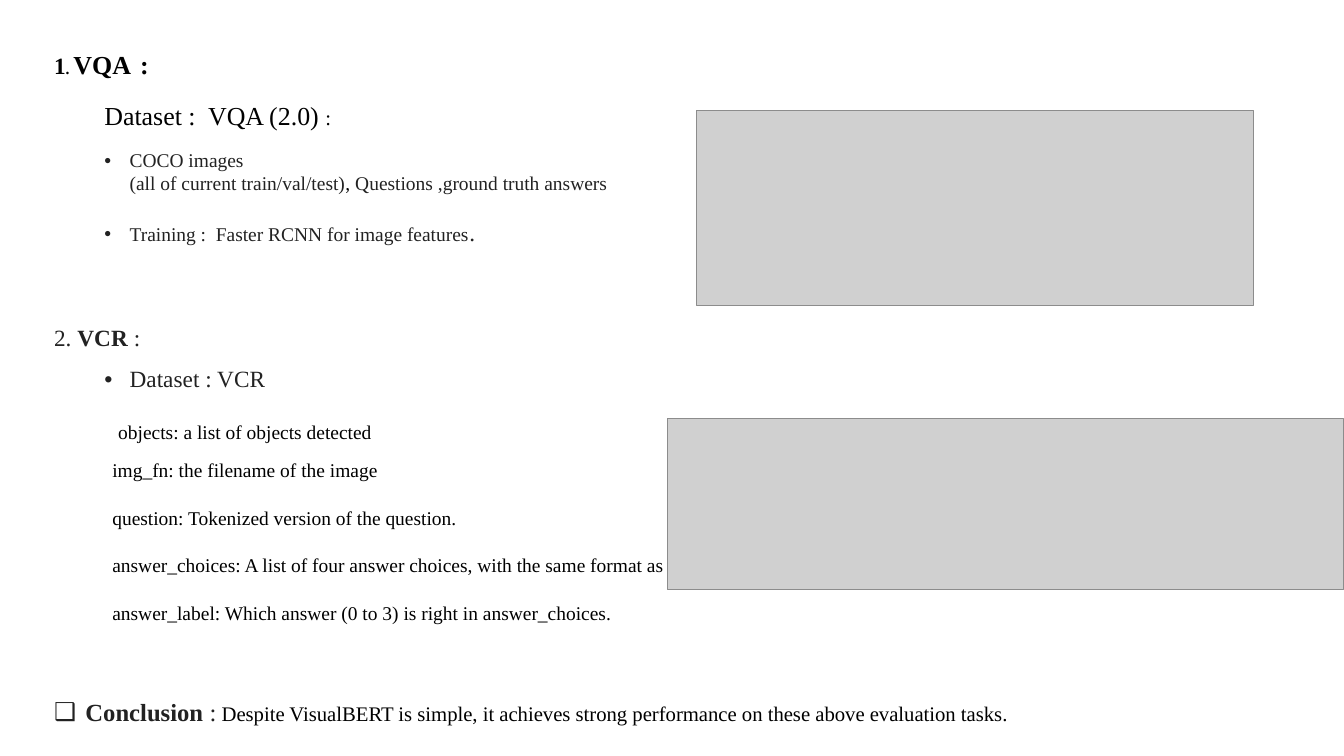
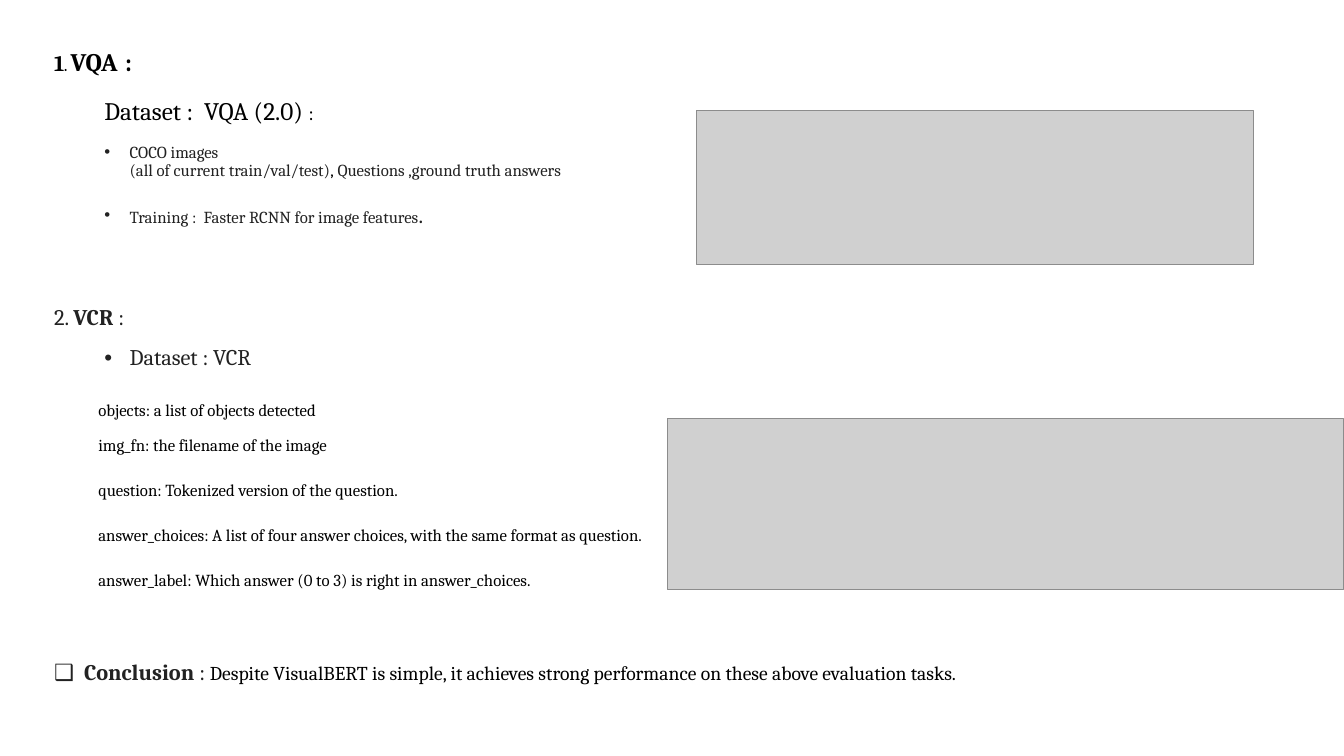
Before and after one commit to VarunBohara/Mini-Project-Documents, a slide deck: slide 12 of Literature Survey.pptx. Drawn at 1344x756 pixels with LibreOffice and Linux fonts; fonts in the diff are those of the drawing; grey boxes stand for pictures. Boxes give left, top, right and bottom in pixels: in the first picture for what was removed or moved away, otherwise in the second. Text is boxed around its words. In the diff, an @@ line names an element or a change of style, - is before the commit and + after.

```diff
--- a/Literature Survey.pptx
+++ b/Literature Survey.pptx
@@ text "1. VQA :" at (54, 54, 956, 685): size 16.6 to 16 pt in "1.", "features.", "2. VCR :", "Dataset : VCR"; size 11.1 to 10 pt in "1."; size 18.5 to 18 pt in "VQA :", "Dataset : VQA (2.0)"; font Times New Roman to Cambria; size 14.8 to 14 pt in ":", "Despite VisualBERT is simple, it achieves strong ..."; size 13.9 to 12 pt in "COCO images (all of current train/val/test), Questions ...", "Training : Faster RCNN for image features.", "objects: a list of objects detected", "img_fn: the filename of the image" and 3 more places; size 17.6 to 16 pt in "Conclusion :"; line spacing 0.97 to 0.87 @@
@@ picture: place and size @@
-picture at (697, 111, 1254, 306)
+picture at (697, 111, 1254, 264)
```
Also in this commit, not shown: 16 other slides changed, 1 slide removed.
